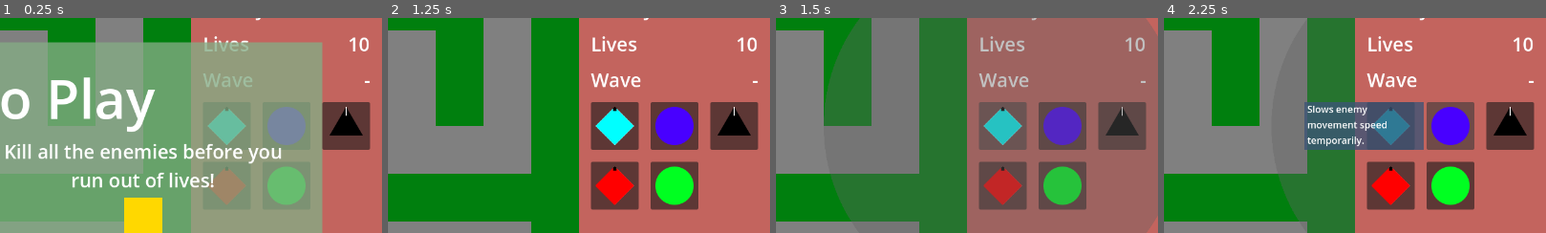
Above: before the commit, frames 1-4 (left to right).
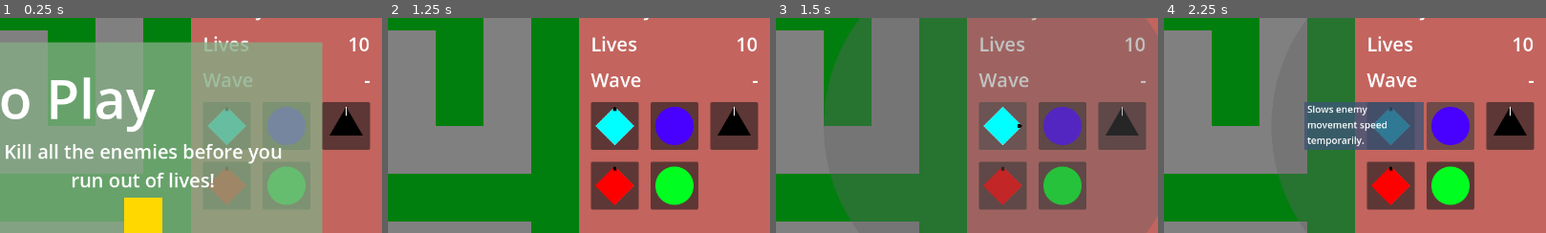
Above: after the commit, the same moments.

Repository: phrasmotica/godot-tower-defence
Game: Godot game, scene res://scenes/game.tscn
Two runs of this game, one before a commit and one after it. Both use one fixed random seed, a clock stepped at 60 frames per second and the inputs below.
Inputs (mouse positions are % of the whole screen's width and height, from its top left):
- Up to frame 1 (0.25 s): no input
- Up to frame 2 (1.25 s): click "Play path 0" at 0.5 s
- Up to frame 3 (1.5 s): click (80, 33) at 1.25 s
- Up to frame 4 (2.25 s): click (88, 33) at 2 s
The pictures show only the part of the screen within x 50-100%, y 8-58%; the shares and areas given below are measured in that part.

Frames 1-2 are identical in both runs. In frame 3, 0.9% of the frame differs, in the area x 54-65%, y 41-60%; in frame 4, nothing differs.

Commit message:
Use script property to specify gun tower level sprites

Diff:
--- a/scenes/gun_tower.tscn
+++ b/scenes/gun_tower.tscn
@@ -14,6 +14,7 @@
 [ext_resource type="PackedScene" uid="uid://ciydhlp5id3lj" path="res://scenes/effect_area.tscn" id="7_urgd6"]
 [ext_resource type="Script" path="res://scripts/stats.gd" id="9_drkpt"]
 [ext_resource type="PackedScene" uid="uid://bl4stws58mj3o" path="res://scenes/ricochet_bullet.tscn" id="9_gndbw"]
+[ext_resource type="Texture2D" uid="uid://b3723x1ovx18d" path="res://assets/sprites/tower1.png" id="9_ja0ml"]
 
 [sub_resource type="RectangleShape2D" id="RectangleShape2D_p0cbx"]
 size = Vector2(64, 64)
@@ -27,6 +28,21 @@
 "frames": [{
 "duration": 1.0,
 "texture": SubResource("AtlasTexture_fxpcc")
+}],
+"loop": true,
+"name": &"default",
+"speed": 5.0
+}]
+
+[sub_resource type="AtlasTexture" id="AtlasTexture_p5m64"]
+atlas = ExtResource("9_ja0ml")
+region = Rect2(0, 0, 64, 64)
+
+[sub_resource type="SpriteFrames" id="SpriteFrames_e2as7"]
+animations = [{
+"frames": [{
+"duration": 1.0,
+"texture": SubResource("AtlasTexture_p5m64")
 }],
 "loop": true,
 "name": &"default",
@@ -327,11 +343,9 @@
 enabled = false
 
 [node name="Level0" parent="." node_paths=PackedStringArray("projectile_stats", "upgrades") instance=ExtResource("4_t0fww")]
+sprite = SubResource("SpriteFrames_e2as7")
 projectile_stats = NodePath("TowerLevelStats")
 upgrades = [NodePath("Ricochet"), NodePath("SpeedAndPierce")]
-
-[node name="Sprite" parent="Level0" index="0"]
-rotation = 1.5708
 
 [node name="TowerLevelStats" type="Node" parent="Level0"]
 script = ExtResource("9_drkpt")
@@ -342,11 +356,8 @@
 visible = false
 level_description = "Shoots ricochet bullets instead of regular ones."
 price = 2
+sprite = SubResource("SpriteFrames_6lplc")
 projectile_stats = NodePath("TowerLevelStats")
-
-[node name="Sprite" parent="Level0/Ricochet" index="0"]
-rotation = 1.5708
-sprite_frames = SubResource("SpriteFrames_6lplc")
 
 [node name="TowerLevelStats" type="Node" parent="Level0/Ricochet"]
 script = ExtResource("9_drkpt")
@@ -360,12 +371,9 @@
 visible = false
 level_description = "Shoots faster, and bullets can hit two enemies!"
 price = 4
+sprite = SubResource("SpriteFrames_rpdrq")
 projectile_stats = NodePath("TowerLevelStats")
 upgrades = [NodePath("MoreSpeedAndPierce")]
-
-[node name="Sprite" parent="Level0/SpeedAndPierce" index="0"]
-rotation = 1.5708
-sprite_frames = SubResource("SpriteFrames_rpdrq")
 
 [node name="TowerLevelStats" type="Node" parent="Level0/SpeedAndPierce"]
 script = ExtResource("9_drkpt")
@@ -379,14 +387,11 @@
 
 [node name="MoreSpeedAndPierce" parent="Level0/SpeedAndPierce" node_paths=PackedStringArray("projectile_stats") instance=ExtResource("4_t0fww")]
 visible = false
+modulate = Color(0.784314, 0.227451, 0.368627, 1)
 level_description = "Shoots even faster and increased penetration."
 price = 6
+sprite = SubResource("SpriteFrames_rpdrq")
 projectile_stats = NodePath("TowerLevelStats")
-
-[node name="Sprite" parent="Level0/SpeedAndPierce/MoreSpeedAndPierce" index="0"]
-modulate = Color(0.784314, 0.227451, 0.368627, 1)
-rotation = 1.5708
-sprite_frames = SubResource("SpriteFrames_rpdrq")
 
 [node name="TowerLevelStats" type="Node" parent="Level0/SpeedAndPierce/MoreSpeedAndPierce"]
 script = ExtResource("9_drkpt")
@@ -416,8 +421,3 @@
 [connection signal="upgraded" from="Levels" to="." method="_on_levels_upgraded"]
 [connection signal="warmed_up" from="Levels" to="." method="_on_levels_warmed_up"]
 [connection signal="shoot" from="Barrel" to="." method="_on_barrel_shoot"]
-
-[editable path="Level0"]
-[editable path="Level0/Ricochet"]
-[editable path="Level0/SpeedAndPierce"]
-[editable path="Level0/SpeedAndPierce/MoreSpeedAndPierce"]
Not shown: 1 places in scenes/gun_tower.tscn that only renumber resources
